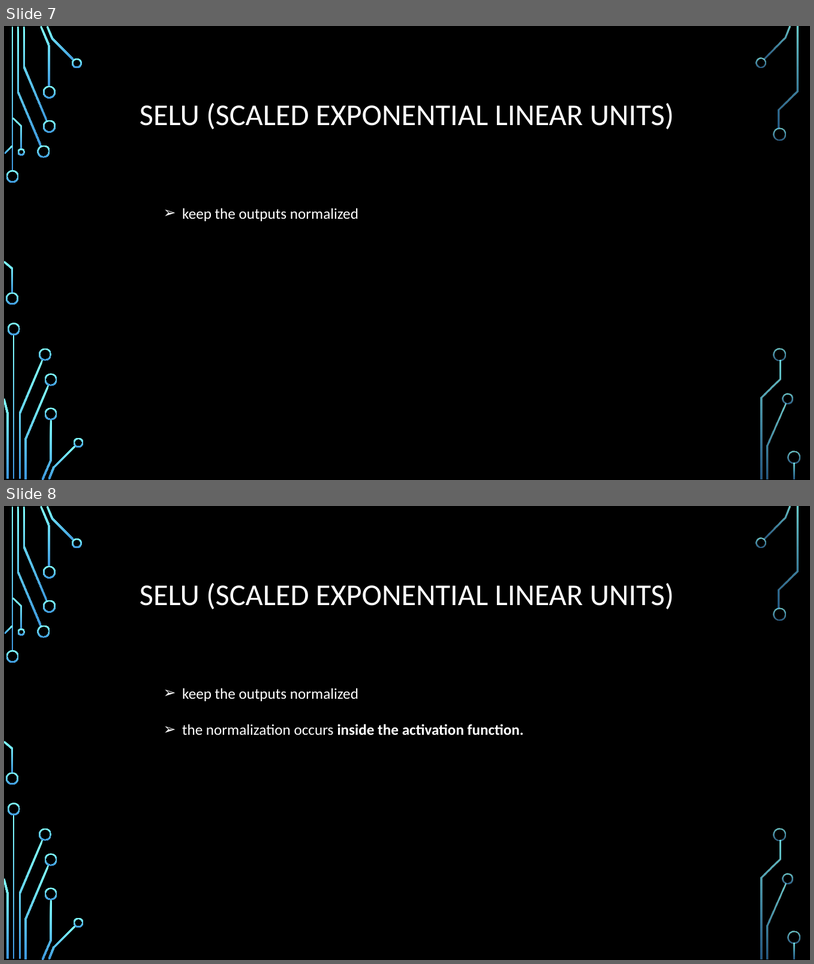
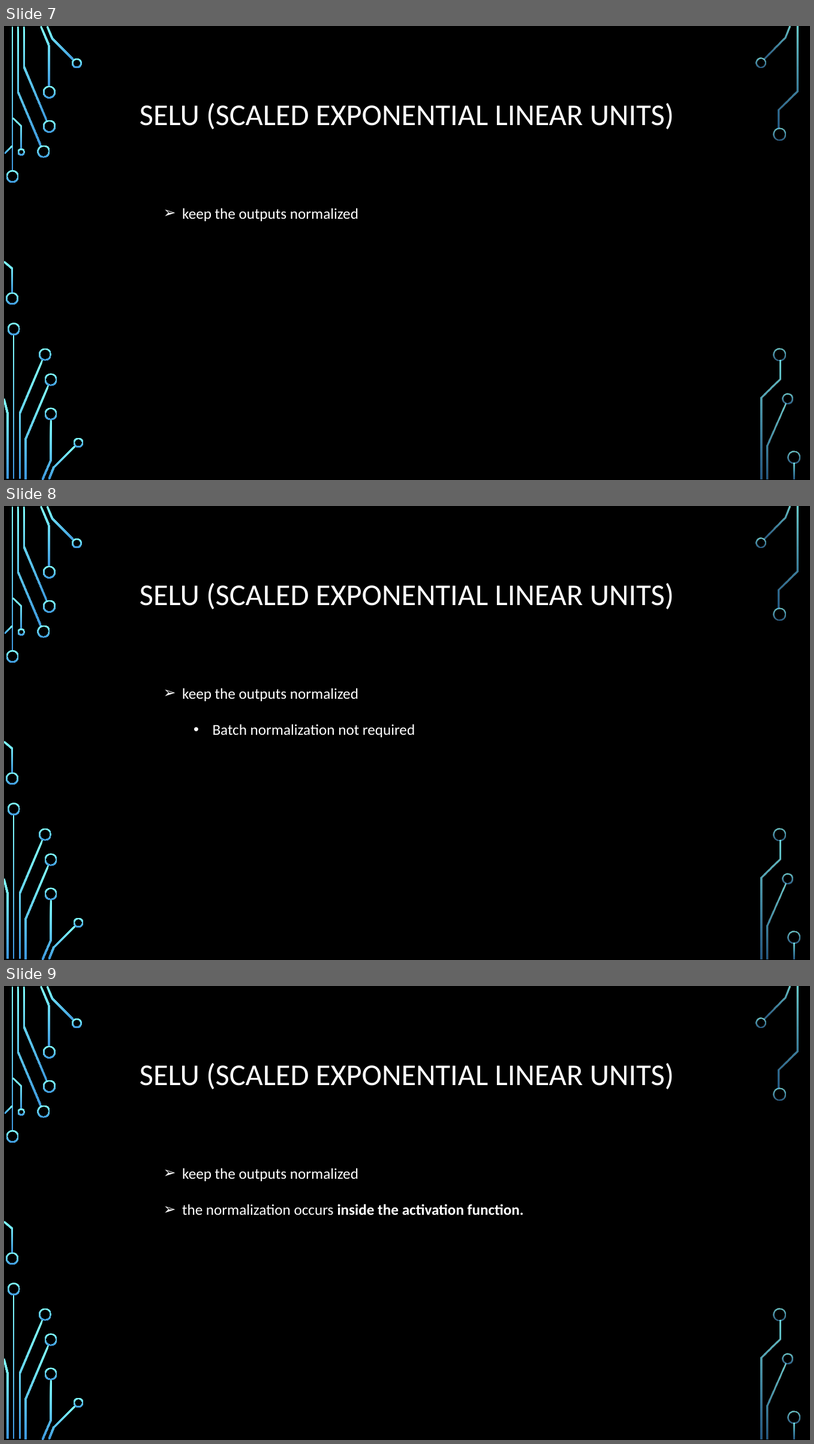
Before and after one commit to knight-coder-llc/AI-Vehicle-Calculator, a slide deck: Final Pres.pptx. Shown one above the other, each under a label of ours: slides 7 and 8 before the commit, slides 7, 8 and 9 after it. The pictures are 814x964 and 814x1444 pixels, drawn with LibreOffice and Linux fonts; fonts in the diff are those of the drawing; background and template pictures are left out. Boxes give left, top, right and bottom in pixels: in the first picture for what was removed or moved away, otherwise in the second. Text is boxed around its words. In the diff, an @@ line names an element or a change of style, - is before the commit and + after.

```diff
--- a/Final Pres.pptx
+++ b/Final Pres.pptx
@@ slide 8 added at (x1=4, y1=506, x2=810, y2=960), background picture (left out); not listed: 36 template elements that a slide beside it also shows @@
@@ title added at (x1=140, y1=583, x2=674, y2=609), 36 pt, text #FFFFFF @@
+SELU (SCALED EXPONENTIAL LINEAR UNITS)
@@ text added at (x1=182, y1=688, x2=415, y2=737), 18 pt, text #FFFFFF @@
+  ➢ keep the outputs normalized
+    • Batch normalization not required
@@ what was slide 8 is now slide 9 @@
```
Also in this commit, not shown: 5 other slides added.
